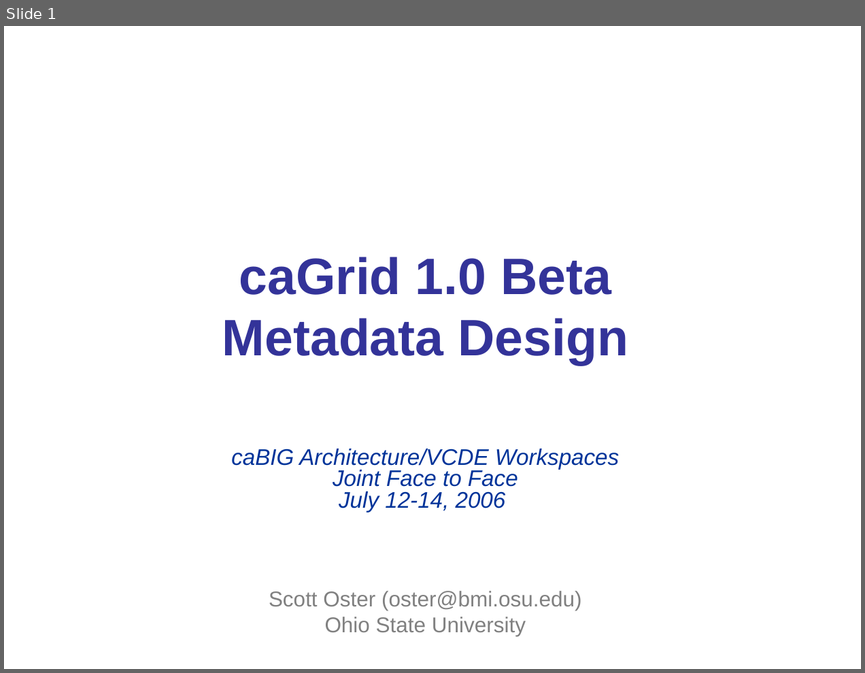
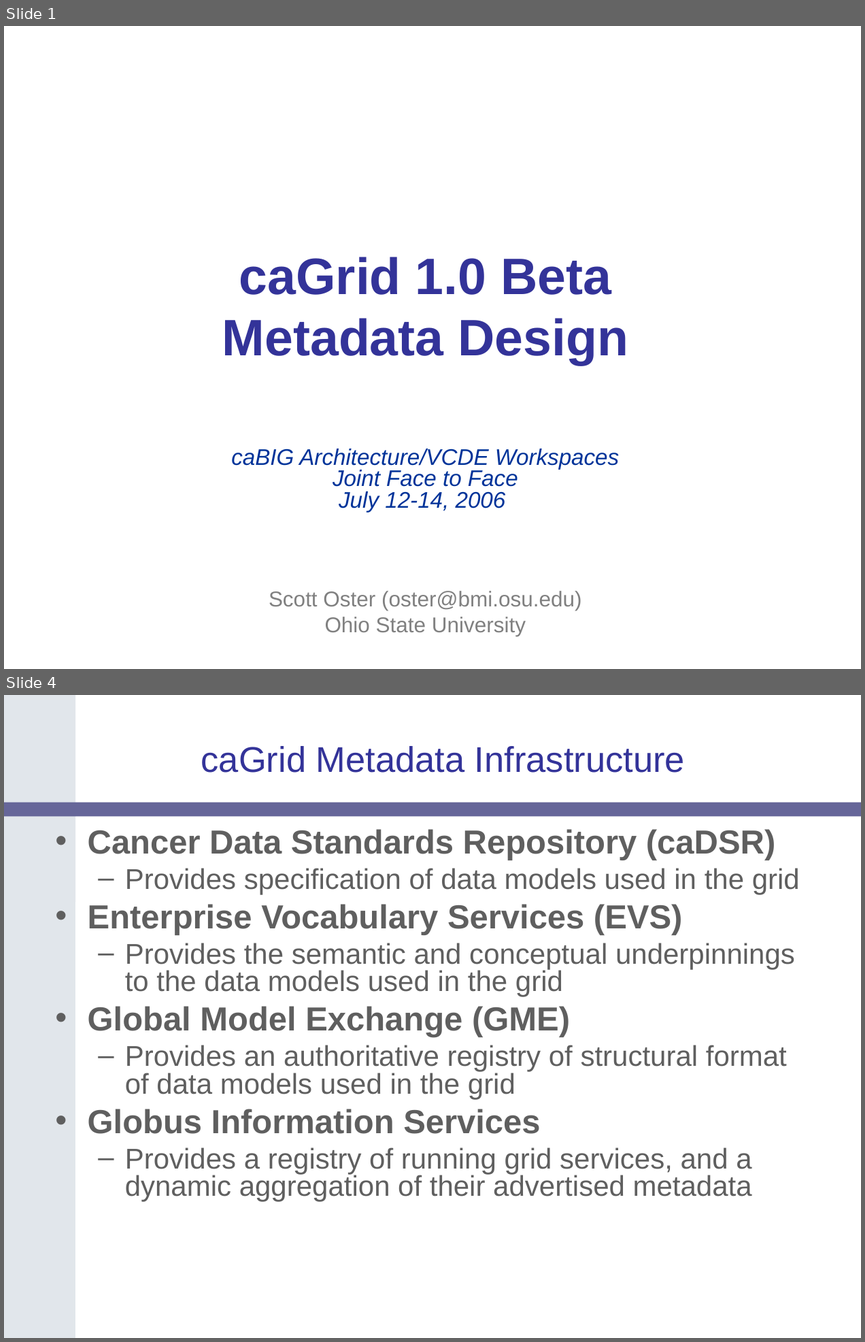
Before and after one commit to NCIP/cagrid-portal, a slide deck: cagrid-1-0/Documentation/presentations/200607_VCDE_ARCH/caGrid-1.0_Beta_Metadata.ppt. Shown one above the other, each under a label of ours: slide 1 before the commit, slides 1 and 4 after it; the slides between them are not shown. The pictures are 865x673 and 865x1342 pixels, drawn with LibreOffice and Linux fonts; fonts in the diff are those of the drawing; background and template pictures are left out. Boxes give left, top, right and bottom in pixels: in the first picture for what was removed or moved away, otherwise in the second. Text is boxed around its words. In the diff, an @@ line names an element or a change of style, - is before the commit and + after.

```diff
--- a/cagrid-1-0/Documentation/presentations/200607_VCDE_ARCH/caGrid-1.0_Beta_Metadata.ppt
+++ b/cagrid-1-0/Documentation/presentations/200607_VCDE_ARCH/caGrid-1.0_Beta_Metadata.ppt
@@ slide 4 added at bbox=[4, 695, 861, 1338], background #FFFFFF @@
@@ freeform shape added at bbox=[4, 695, 75, 1338], fill #E1E6EB @@
@@ title added at bbox=[201, 746, 685, 773], 30 pt, text #333399 @@
+caGrid Metadata Infrastructure
@@ rounded rectangle added at bbox=[4, 802, 861, 817], fill #666699 @@
@@ text added at bbox=[88, 829, 800, 1202], 24 pt, text #5F5F5F @@
+• Cancer Data Standards Repository (caDSR)
+  – Provides specification of data models used in the grid
+• Enterprise Vocabulary Services (EVS)
+  – Provides the semantic and conceptual underpinnings to the data models used in the grid
+• Global Model Exchange (GME)
+  – Provides an authoritative registry of structural format of data models used in the grid
+• Globus Information Services
+  – Provides a registry of running grid services, and a dynamic aggregation of their advertised metadata
```
Also in this commit, not shown: 41 other slides added, 1 slide removed.
